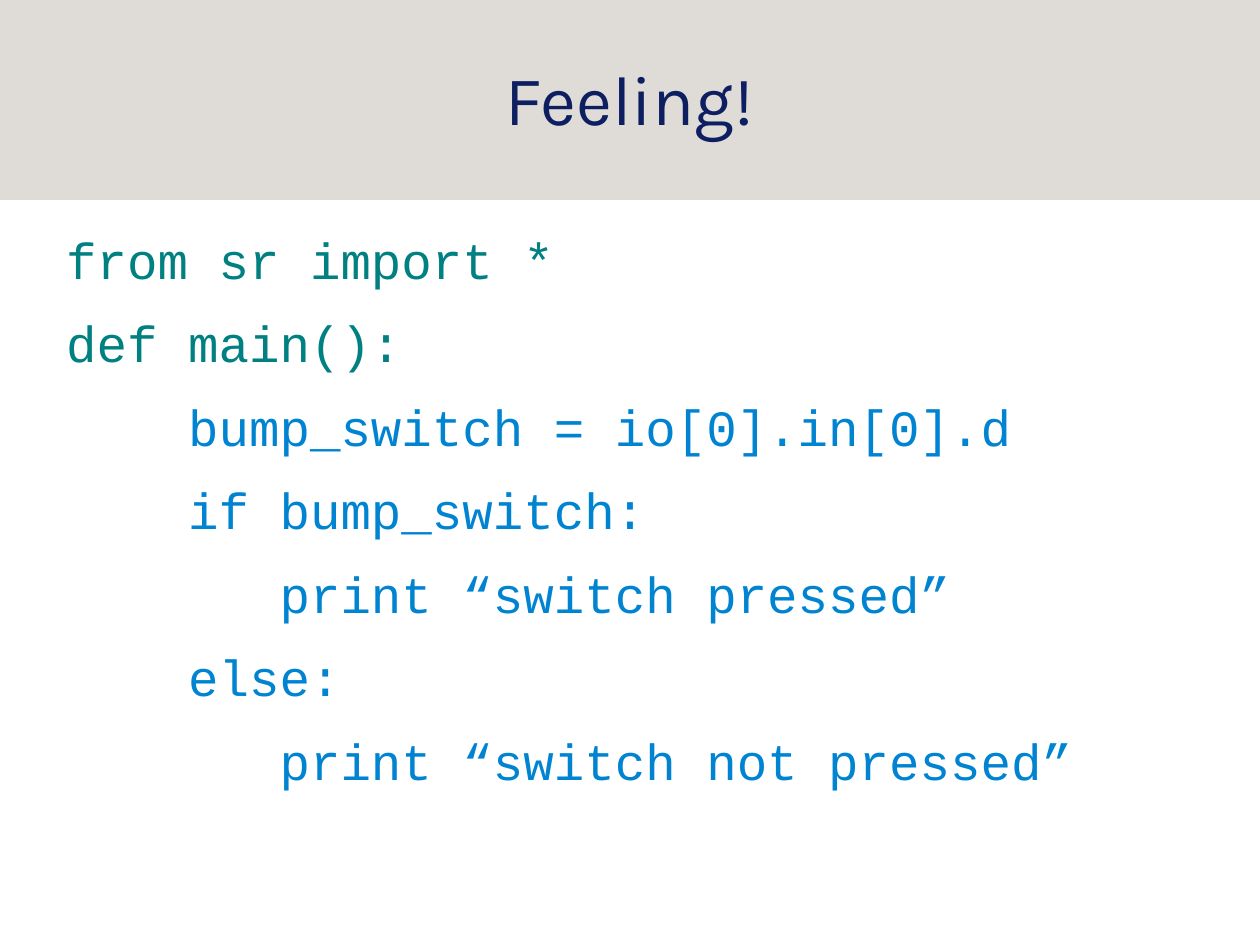
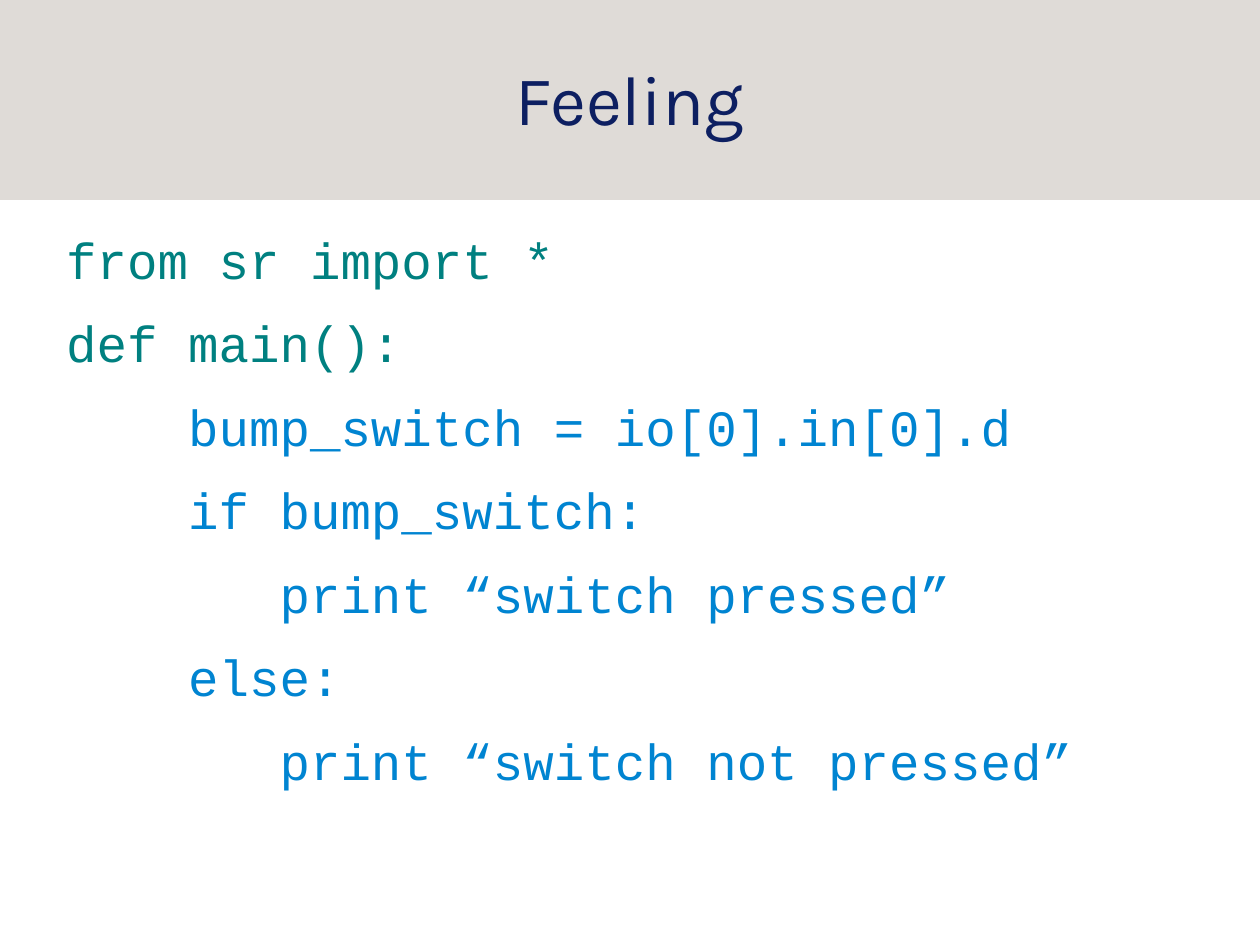
Before and after one commit to srobo-legacy/kickstart-presentations, a slide deck: slide 24 of programming.odp (slide 23 before the commit). Drawn at 1260x945 pixels with LibreOffice and Linux fonts; fonts in the diff are those of the drawing; background and template pictures are left out. Boxes give left, top, right and bottom in pixels: in the first picture for what was removed or moved away, otherwise in the second. Text is boxed around its words. In the diff, an @@ line names an element or a change of style, - is before the commit and + after.

```diff
--- a/programming.odp
+++ b/programming.odp
@@ title at bbox=[516, 77, 744, 142]: text changed @@
-Feeling!
+Feeling
```
Also in this commit, not shown: 2 other slides changed, 1 slide added.
